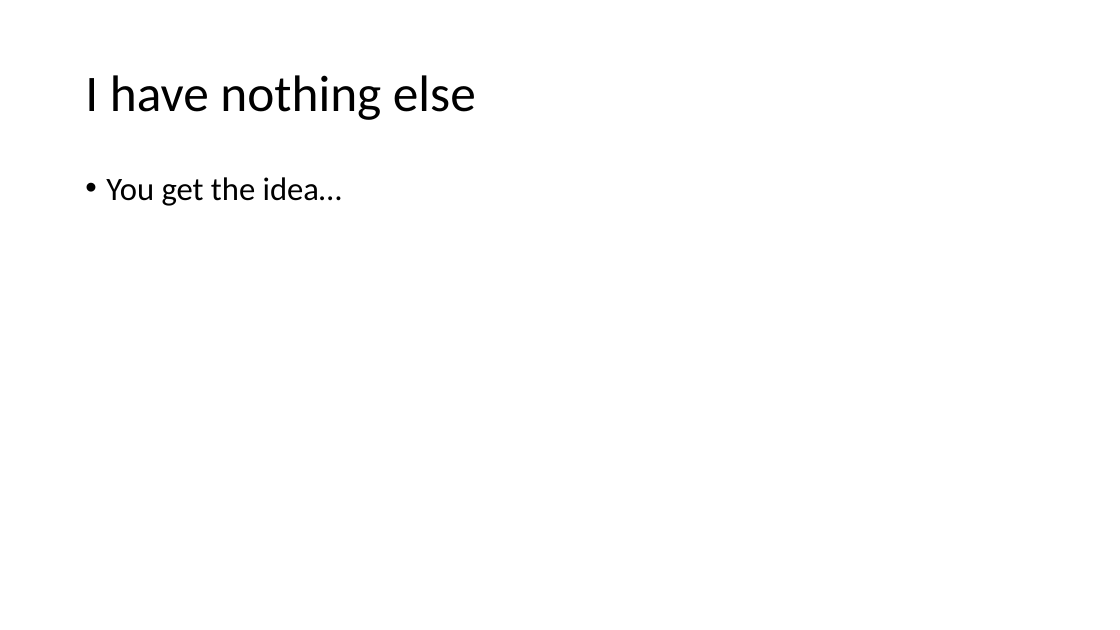
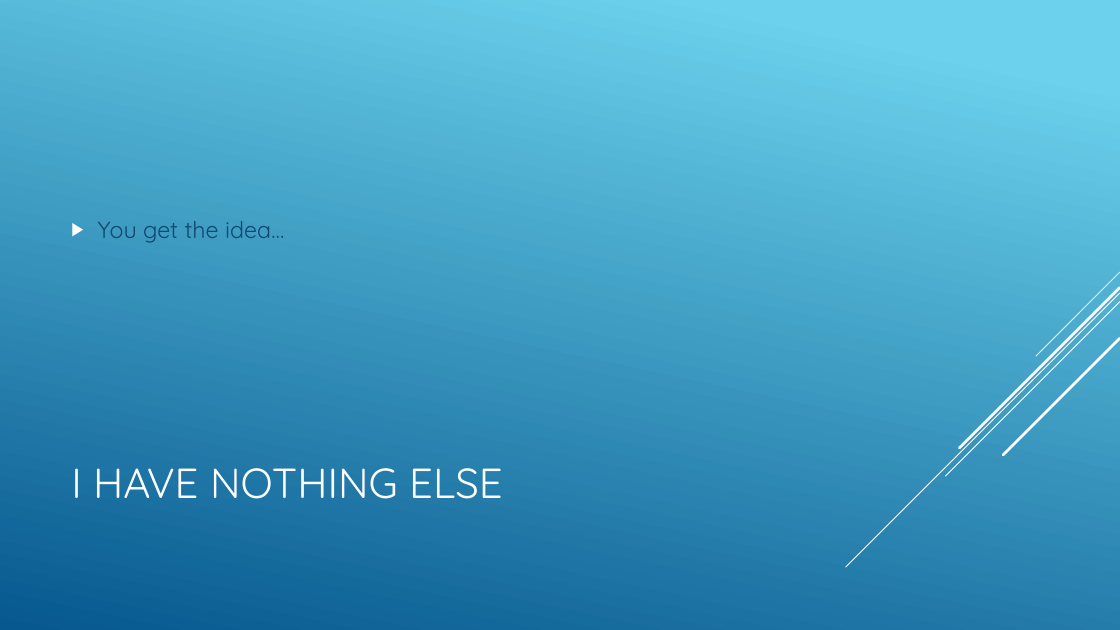
Before and after one commit to csmith1188/docpacs2122, a slide deck: slide 12 of docpac_mar18/Presentation.pptx. Drawn at 1120x630 pixels with LibreOffice and Linux fonts; fonts in the diff are those of the drawing. Boxes give left, top, right and bottom in pixels: in the first picture for what was removed or moved away, otherwise in the second. Text is boxed around its words. In the diff, an @@ line names an element or a change of style, - is before the commit and + after.

```diff
--- a/docpac_mar18/Presentation.pptx
+++ b/docpac_mar18/Presentation.pptx
@@ background #FFFFFF to gradient #6ED2EB to #06588E @@
@@ text "You get the idea…": place and size @@
-text "You get the idea…" at (106,177,342,206)
+text "You get the idea…" at (98,221,284,243)
@@ text "You get the idea…" at (98,221,284,243): size 28 to 20 pt, font Calibri to Quicksand, text colour #000000 to #0F496F; bullet • to ▶; line spacing 0.9 to 1; vertical alignment top to middle @@
@@ group added at (846,272,1120,567): 5 lines @@
@@ title at (71,468,503,499): text changed; size 44 to 36 pt; font Calibri to Quicksand; text colour #000000 to #FFFFFF @@
-I have nothing else
+I HAVE NOTHING ELSE
```
Also in this commit, not shown: 11 other slides changed, 1 slide added, 1 slide removed.
